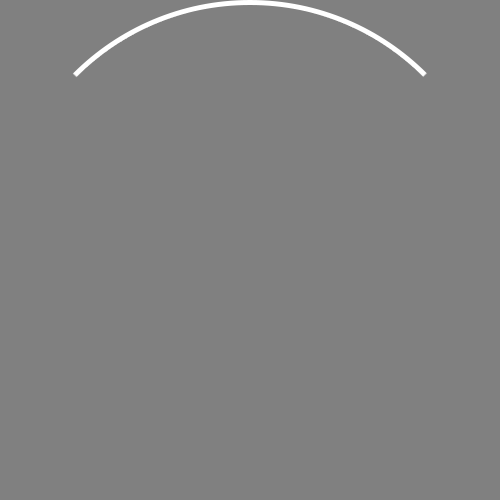
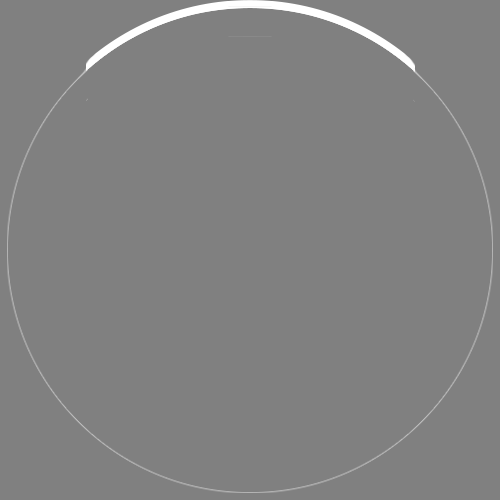
The second 500x500 image is a revision of the first. Changes to its layers:
removed layer "타원 1" over [72, 0, 427, 78]
added layer "Layer 3" above "Layer 2" over [86, 5, 415, 102]
added layer "Layer 2" above "Layer 1" over [7, 0, 493, 493]
hid "Layer 1", painted on it over [7, 0, 493, 493]
